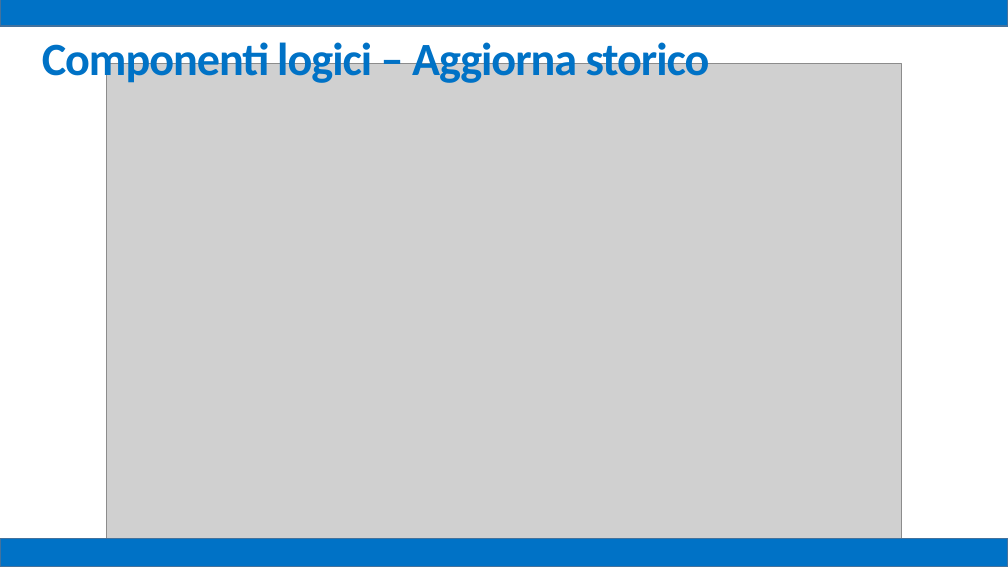
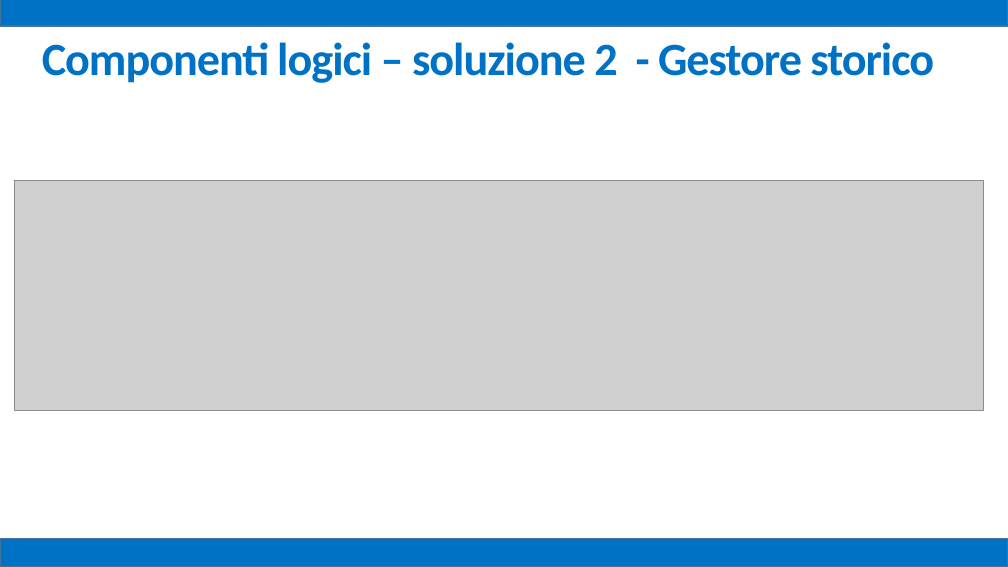
Before and after one commit to mz1991/ProgettoFebbraio2015, a slide deck: slide 30 of Febbraio 2015.pptx (slide 27 before the commit). Drawn at 1008x567 pixels with LibreOffice and Linux fonts; fonts in the diff are those of the drawing; grey boxes stand for pictures. Boxes give left, top, right and bottom in pixels: in the first picture for what was removed or moved away, otherwise in the second. Text is boxed around its words. In the diff, an @@ line names an element or a change of style, - is before the commit and + after.

```diff
--- a/Febbraio 2015.pptx
+++ b/Febbraio 2015.pptx
@@ text at bbox=[42, 42, 934, 83]: text changed @@
-Componenti logici – Aggiorna storico
+Componenti logici – soluzione 2 - Gestore storico
@@ picture removed at bbox=[107, 64, 902, 538] @@
@@ picture added at bbox=[15, 181, 984, 411] @@
```
Also in this commit, not shown: 18 other slides changed, 7 slides added, 18 other files.
